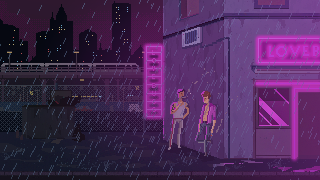
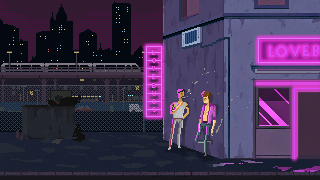
Two versions of the same layered image (320px x 180px). Layer-by-layer changes:
hid group "tag:foreground" (15 layers) over 0, 0, 320, 180
